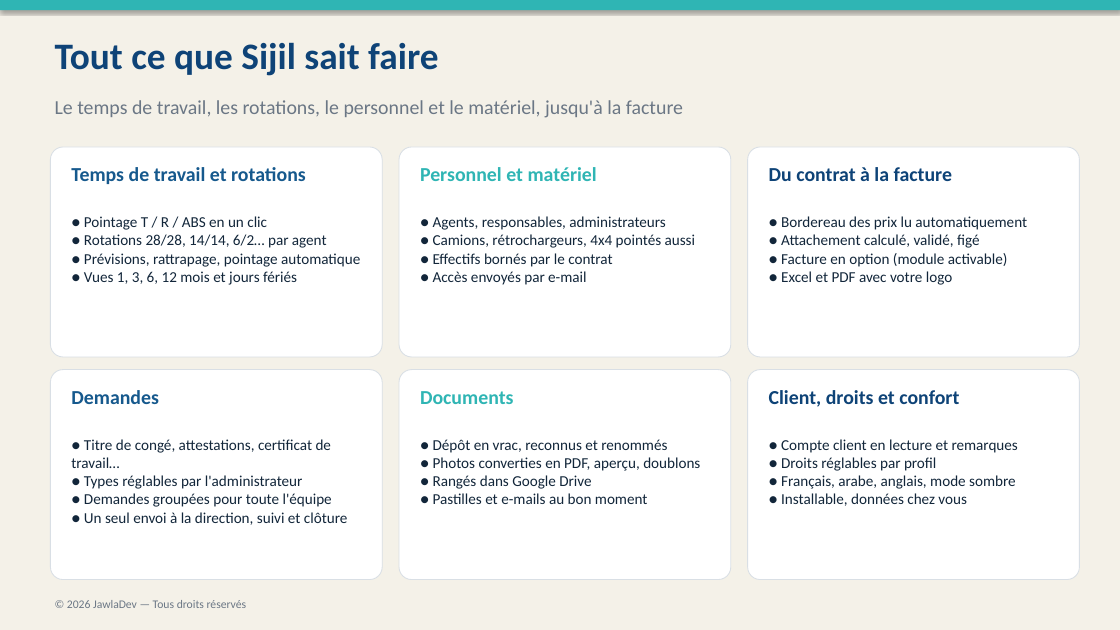
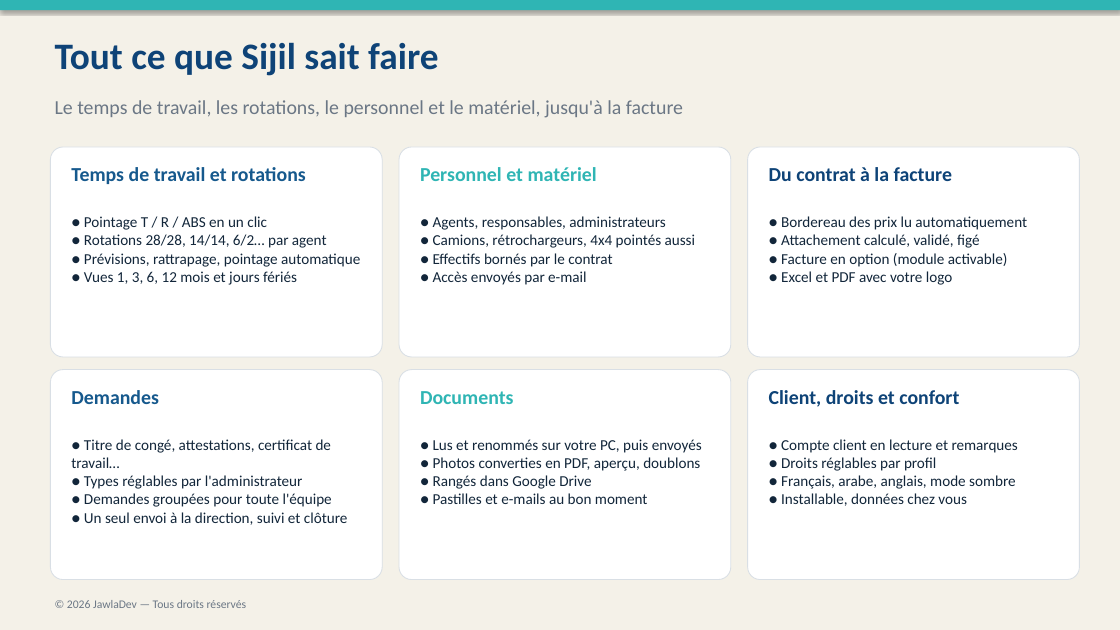
Before and after one commit to rayanem-dev/pointage-app, a slide deck: slide 4 of Kit-Sijil/Sijil-Presentation.pptx. Drawn at 1120x630 pixels with LibreOffice and Linux fonts; fonts in the diff are those of the drawing. Boxes give left, top, right and bottom in pixels: in the first picture for what was removed or moved away, otherwise in the second. Text is boxed around its words. In the diff, an @@ line names an element or a change of style, - is before the commit and + after.

```diff
--- a/Kit-Sijil/Sijil-Presentation.pptx
+++ b/Kit-Sijil/Sijil-Presentation.pptx
@@ text at box(433, 439, 702, 453): text changed @@
-● Dépôt en vrac, reconnus et renommés
+● Lus et renommés sur votre PC, puis envoyés
```
Also in this commit, not shown: 2 other slides changed, 46 other files.
